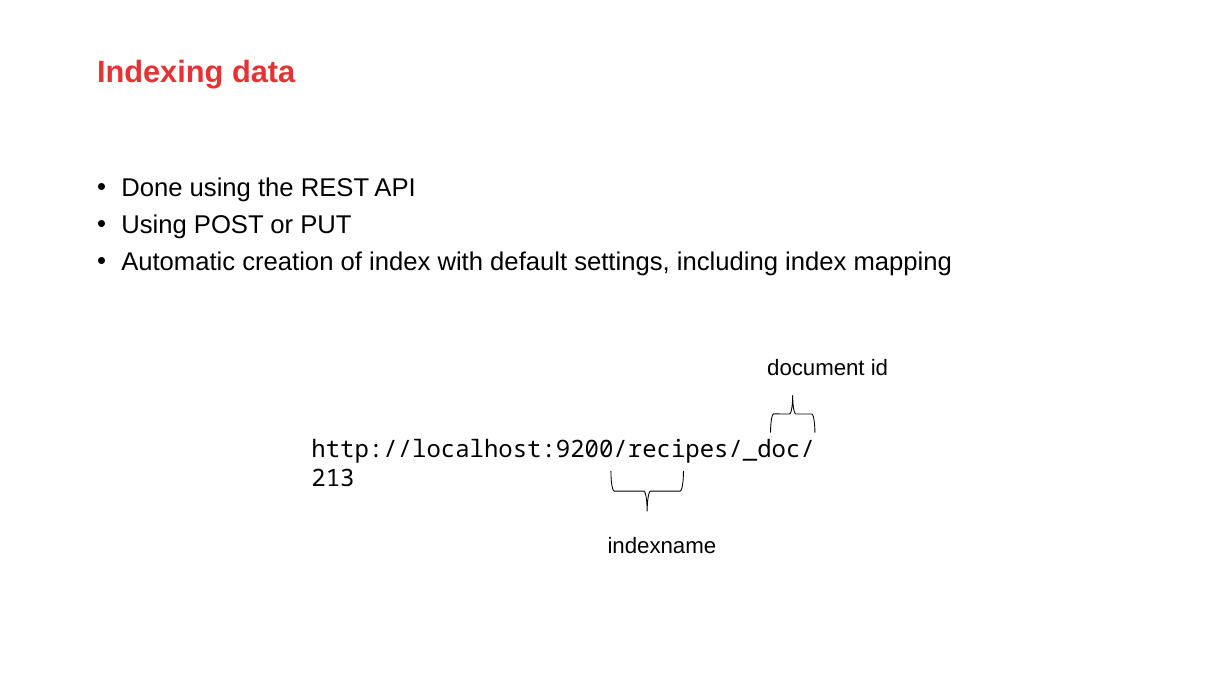
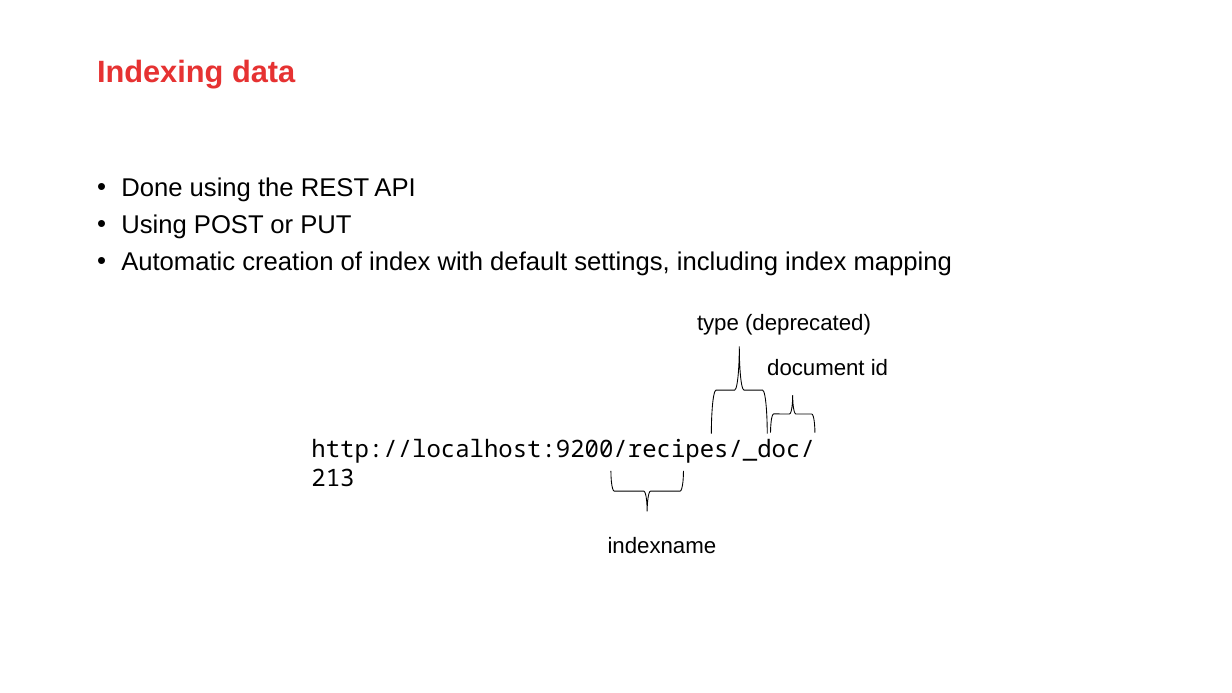
Before and after one commit to AMIS-Services/sig-elasticsearch-may2020, a slide deck: slide 18 of Elasticsearch.pptx (slide 19 before the commit). Drawn at 1232x693 pixels with LibreOffice and Linux fonts; fonts in the diff are those of the drawing; background and template pictures are left out. Boxes give left, top, right and bottom in pixels: in the first picture for what was removed or moved away, otherwise in the second. Text is boxed around its words. In the diff, an @@ line names an element or a change of style, - is before the commit and + after.

```diff
--- a/Elasticsearch.pptx
+++ b/Elasticsearch.pptx
@@ text added at box(697, 314, 871, 335), 13 pt, text #000000 @@
+type (deprecated)
@@ right brace added at box(712, 346, 768, 434), outline #000000 0.5 pt @@
```
Also in this commit, not shown: 4 other slides changed, 1 slide added, 2 slides removed, 19 other files.
